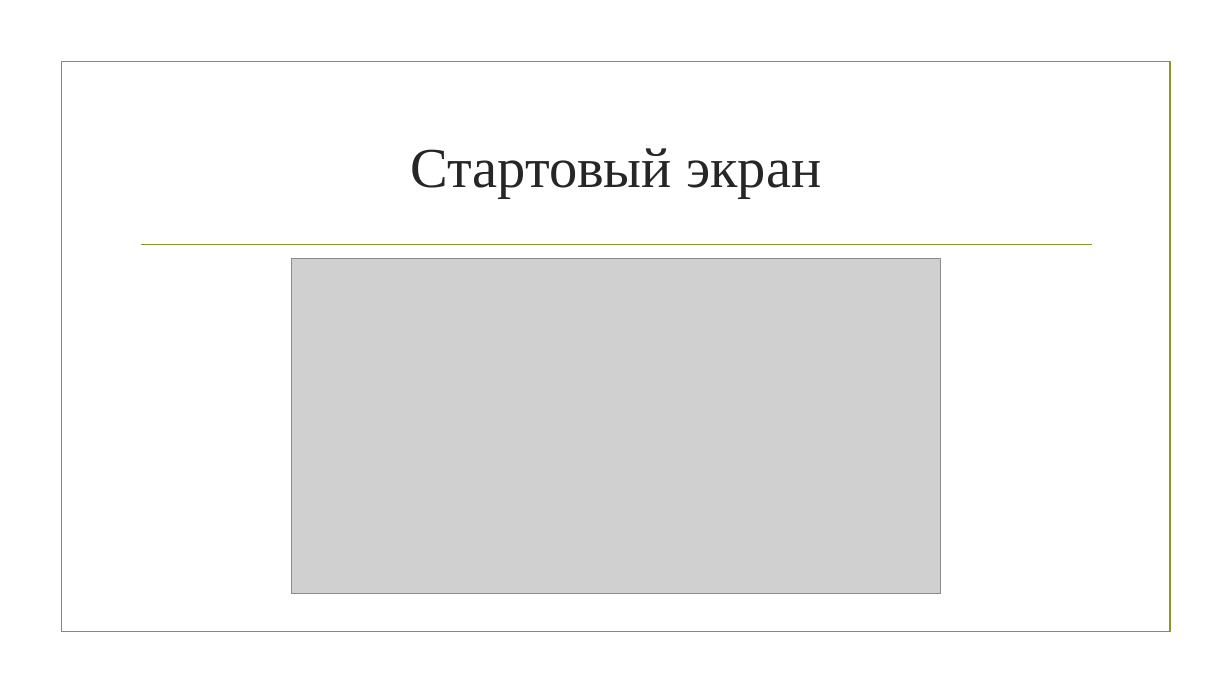
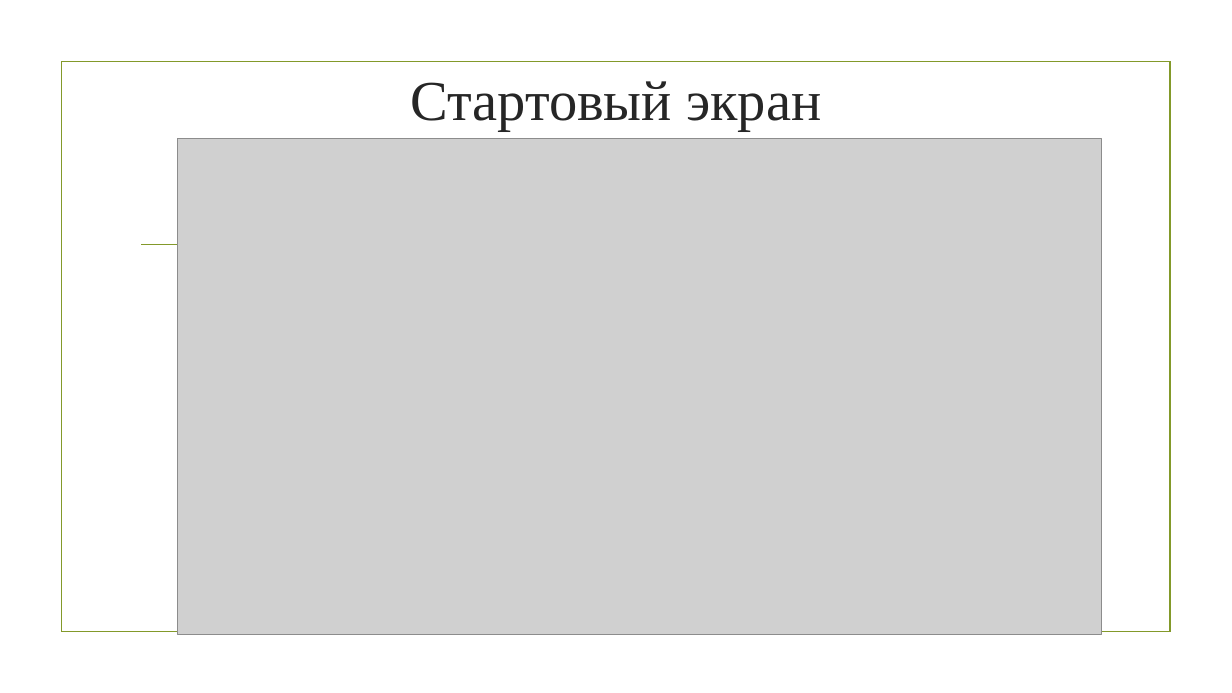
Before and after one commit to gitGUAP/Sem5, a slide deck: slide 7 of OOP/pres.pptx (slide 10 before the commit). Drawn at 1232x693 pixels with LibreOffice and Linux fonts; fonts in the diff are those of the drawing; grey boxes stand for pictures; background and template pictures are left out. Boxes give left, top, right and bottom in pixels: in the first picture for what was removed or moved away, otherwise in the second. Text is boxed around its words. In the diff, an @@ line names an element or a change of style, - is before the commit and + after.

```diff
--- a/OOP/pres.pptx
+++ b/OOP/pres.pptx
@@ title "Стартовый экран": place and size @@
-title "Стартовый экран" at <box>410,148,821,198</box>
+title "Стартовый экран" at <box>410,81,821,131</box>
@@ picture added at <box>177,139,1101,635</box> @@
@@ picture removed at <box>292,259,941,594</box> @@
```
Also in this commit, not shown: 5 other slides changed, 3 slides added, 6 slides removed, 2 other files.
